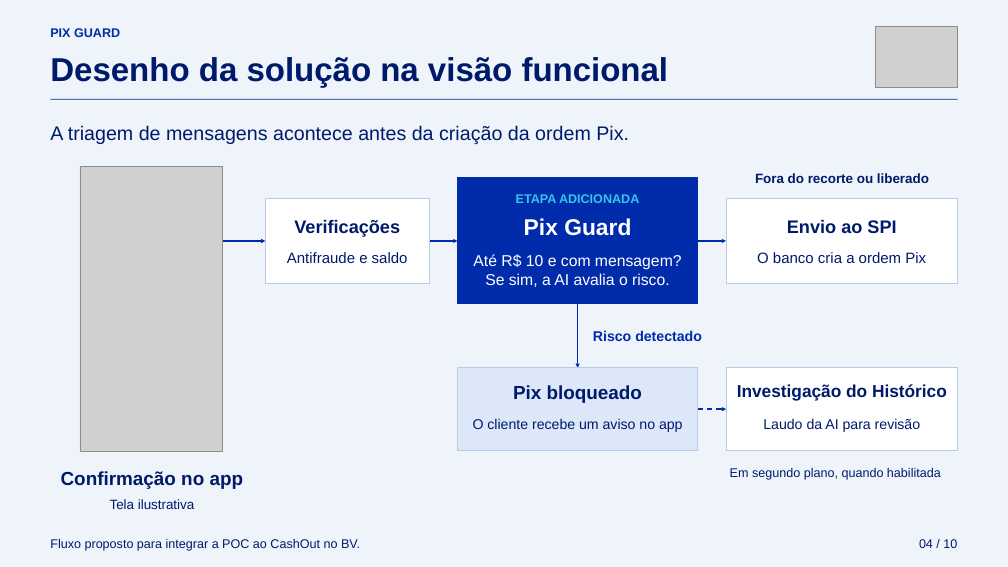
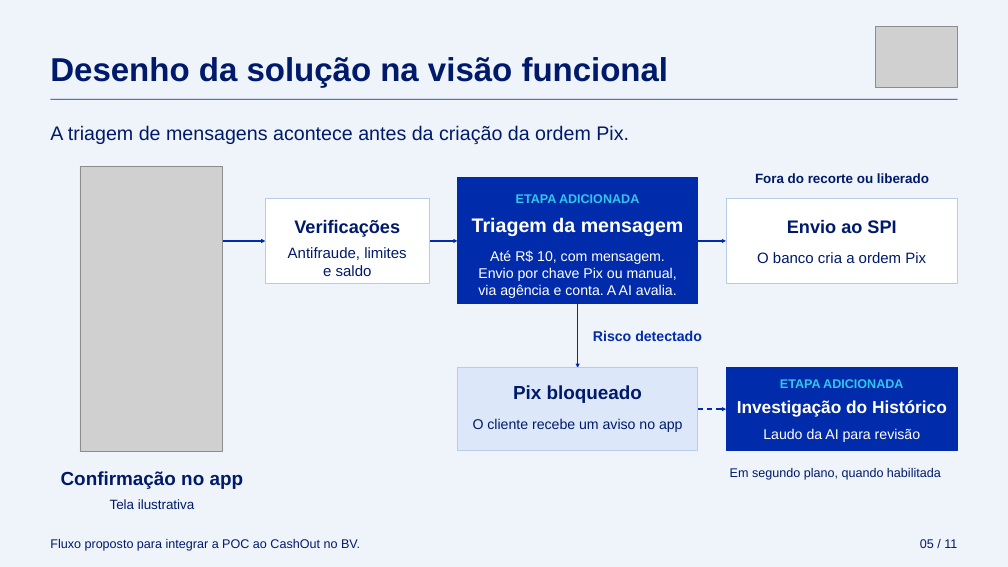
Before and after one commit to JeanFabichaki/pix-message-analyzer, a slide deck: slide 6 of apresentacao/Pix_Guard_Apresentacao.pptx (slide 5 before the commit). Drawn at 1008x567 pixels with LibreOffice and Linux fonts; fonts in the diff are those of the drawing; grey boxes stand for pictures. Boxes give left, top, right and bottom in pixels: in the first picture for what was removed or moved away, otherwise in the second. Text is boxed around its words. In the diff, an @@ line names an element or a change of style, - is before the commit and + after.

Commit message:
feat: atualiza apresentacao e adiciona analise do operador

```diff
--- a/apresentacao/Pix_Guard_Apresentacao.pptx
+++ b/apresentacao/Pix_Guard_Apresentacao.pptx
@@ text removed at box(50, 28, 120, 37) @@
-PIX GUARD
@@ text at box(472, 217, 684, 236): text changed; size 21.8 to 18.8 pt @@
-Pix Guard
+Triagem da mensagem
@@ text "Antifraude, limites" at box(288, 247, 406, 276): vertical alignment top to middle @@
@@ text at box(288, 247, 406, 276): text changed @@
-Antifraude e saldo
+Antifraude, limites
+e saldo
@@ text "Até R$ 10, com mensagem." at box(478, 250, 677, 298): vertical alignment top to middle @@
@@ text at box(478, 250, 677, 298): text changed; size 15 to 13.5 pt @@
-Até R$ 10 e com mensagem?
-Se sim, a AI avalia o risco.
+Até R$ 10, com mensagem.
+Envio por chave Pix ou manual,
+via agência e conta. A AI avalia.
@@ rectangle at box(726, 368, 957, 450): fill #FFFFFF to #002BAB; outline #B9CBE7 0.94 pt to #002BAB 0.94 pt @@
@@ text added at box(780, 379, 903, 388), 12 pt, text #31C7ED, bold @@
+ETAPA ADICIONADA
@@ text "Investigação do Histórico" at box(737, 400, 947, 417): text colour #001A6B to #FFFFFF; vertical alignment top to middle @@
@@ text "Investigação do Histórico": place and size @@
-text "Investigação do Histórico" at box(737, 384, 947, 401)
+text "Investigação do Histórico" at box(737, 400, 947, 417)
@@ text "Laudo da AI para revisão": place and size @@
-text "Laudo da AI para revisão" at box(763, 418, 921, 432)
+text "Laudo da AI para revisão" at box(763, 428, 921, 442)
@@ text "Laudo da AI para revisão" at box(763, 428, 921, 442): text colour #001A6B to #FFFFFF; vertical alignment top to middle @@
@@ text at box(920, 539, 957, 548): text changed @@
-04 / 10
+05 / 11
```
Also in this commit, not shown: 7 other slides changed, 6 slides added, 27 slides removed, 20 other files.
